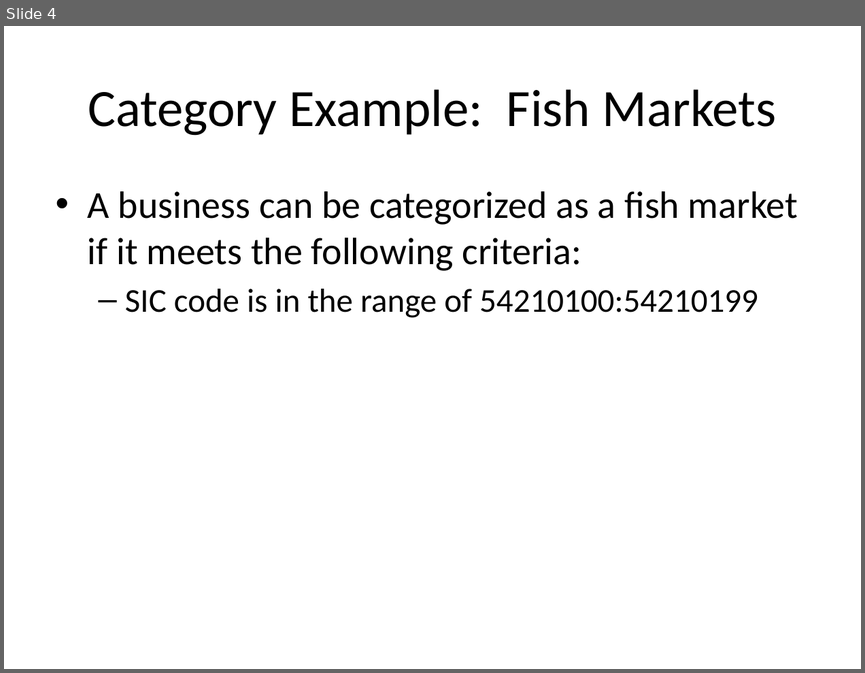
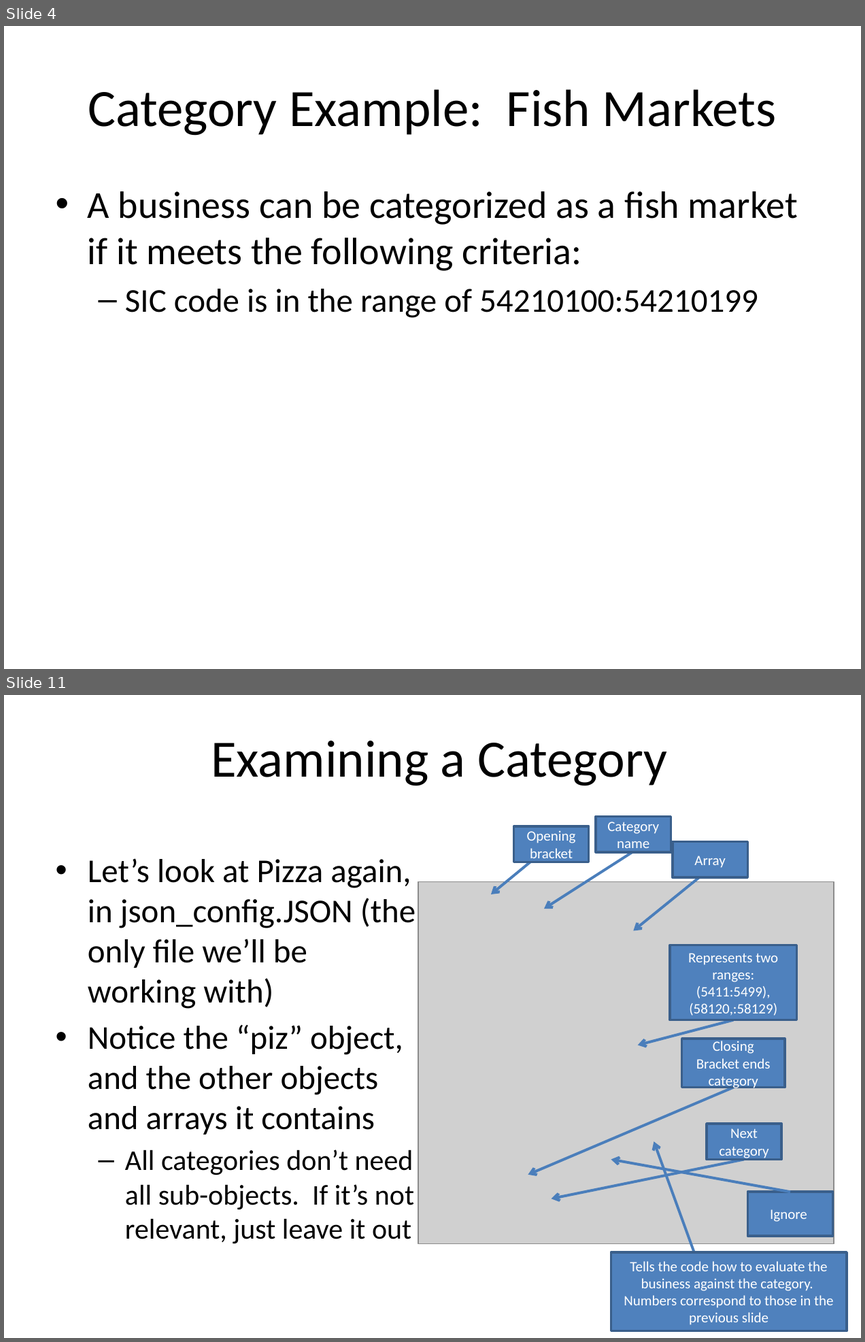
Before and after one commit to RECVD/nets_wrangle, a slide deck: How to Create Your Own NETS Classification Category.pptx. Shown one above the other, each under a label of ours: slide 4 before the commit, slides 4 and 11 after it; the slides between them are not shown. The pictures are 865x673 and 865x1342 pixels, drawn with LibreOffice and Linux fonts; fonts in the diff are those of the drawing; grey boxes stand for pictures. Boxes give left, top, right and bottom in pixels: in the first picture for what was removed or moved away, otherwise in the second. Text is boxed around its words. In the diff, an @@ line names an element or a change of style, - is before the commit and + after.

```diff
--- a/How to Create Your Own NETS Classification Category.pptx
+++ b/How to Create Your Own NETS Classification Category.pptx
@@ slide 11 added at (4, 695, 861, 1338), background #FFFFFF @@
@@ title added at (211, 741, 667, 786), 44 pt, text #000000 @@
+Examining a Category
@@ rectangle added at (596, 817, 672, 853), fill #4F81BD, outline #3A5F8C 2 pt, 12 pt, text #FFFFFF @@
+Category name
@@ rectangle added at (514, 826, 589, 862), fill #4F81BD, outline #3A5F8C 2 pt, 12 pt, text #FFFFFF @@
+Opening bracket
@@ arrow added from (633, 852) to (544, 909), #4B7EBC 2.25 pt @@
@@ rectangle added at (672, 841, 748, 877), fill #4F81BD, outline #3A5F8C 2 pt, 12 pt, text #FFFFFF @@
+Array
@@ text added at (88, 858, 415, 1244), 28 pt, text #000000 @@
+• Let’s look at Pizza again, in json_config.JSON (the only file we’ll be working with)
+• Notice the “piz” object, and the other objects and arrays it contains
+  – All categories don’t need all sub-objects. If it’s not relevant, just leave it out
@@ arrow added from (531, 861) to (491, 895), #4B7EBC 2.25 pt @@
@@ arrow added from (708, 870) to (633, 930), #4B7EBC 2.25 pt @@
@@ picture added at (418, 882, 834, 1243) @@
@@ rectangle added at (670, 945, 797, 1021), fill #4F81BD, outline #3A5F8C 2 pt, 12 pt, text #FFFFFF @@
+Represents two ranges: (5411:5499), (58120,:58129)
@@ arrow added from (733, 1020) to (637, 1045), #4B7EBC 2.25 pt @@
@@ rectangle added at (682, 1038, 785, 1087), fill #4F81BD, outline #3A5F8C 2 pt, 12 pt, text #FFFFFF @@
+Closing Bracket ends category
@@ arrow added from (733, 1087) to (528, 1174), #4B7EBC 2.25 pt @@
@@ arrow added from (696, 1259) to (653, 1141), #4B7EBC 2.25 pt @@
@@ rectangle added at (706, 1123, 782, 1159), fill #4F81BD, outline #3A5F8C 2 pt, 12 pt, text #FFFFFF @@
+Next category
@@ arrow added from (745, 1159) to (551, 1199), #4B7EBC 2.25 pt @@
@@ arrow added from (789, 1192) to (611, 1159), #4B7EBC 2.25 pt @@
@@ rectangle added at (748, 1192, 834, 1236), fill #4F81BD, outline #3A5F8C 2 pt, 12 pt, text #FFFFFF @@
+Ignore
@@ rectangle added at (611, 1252, 847, 1331), fill #4F81BD, outline #3A5F8C 2 pt, 12 pt, text #FFFFFF @@
+Tells the code how to evaluate the business against the category. Numbers correspond to those in the previous slide
```
Also in this commit, not shown: 4 slides changed, 6 other slides added.
